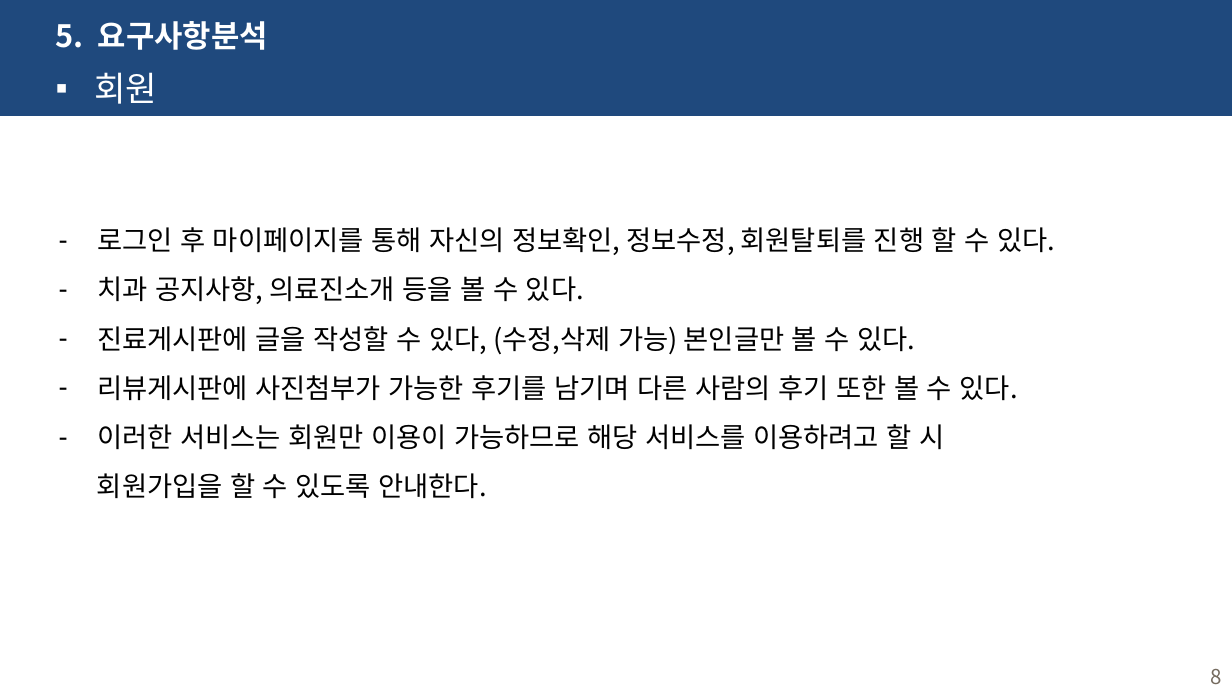
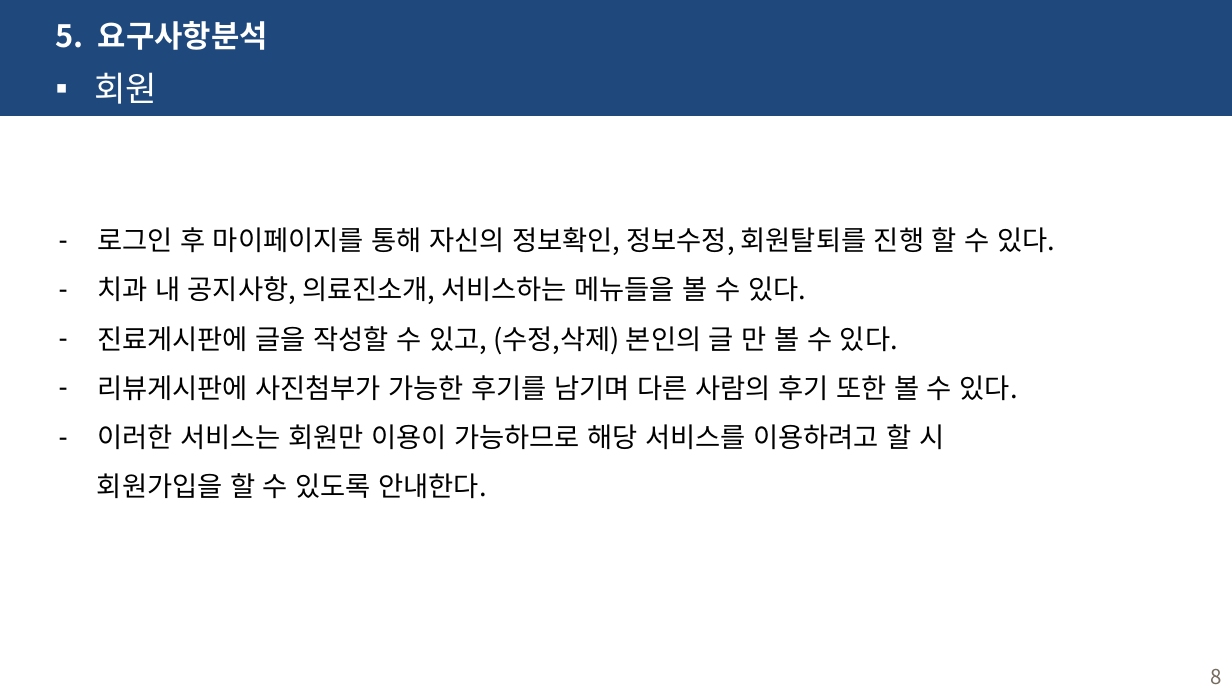
Before and after one commit to haryoung1/1st-dentalproject, a slide deck: slide 8 of 0317_치카치카치과.pptx. Drawn at 1232x693 pixels with LibreOffice and Linux fonts; fonts in the diff are those of the drawing. Boxes give left, top, right and bottom in pixels: in the first picture for what was removed or moved away, otherwise in the second. Text is boxed around its words. In the diff, an @@ line names an element or a change of style, - is before the commit and + after.

```diff
--- a/0317_치카치카치과.pptx
+++ b/0317_치카치카치과.pptx
@@ text at <box>97,276,898,355</box>: text changed @@
-– 치과 공지사항, 의료진소개 등을 볼 수 있다.
-– 진료게시판에 글을 작성할 수 있다, (수정,삭제 가능) 본인글만 볼 수 있다.
+– 치과 내 공지사항, 의료진소개, 서비스하는 메뉴들을 볼 수 있다.
+– 진료게시판에 글을 작성할 수 있고, (수정,삭제) 본인의 글 만 볼 수 있다.
```
Also in this commit, not shown: 12 other slides changed, 11 slides added, 2 slides removed, 7 other files.
